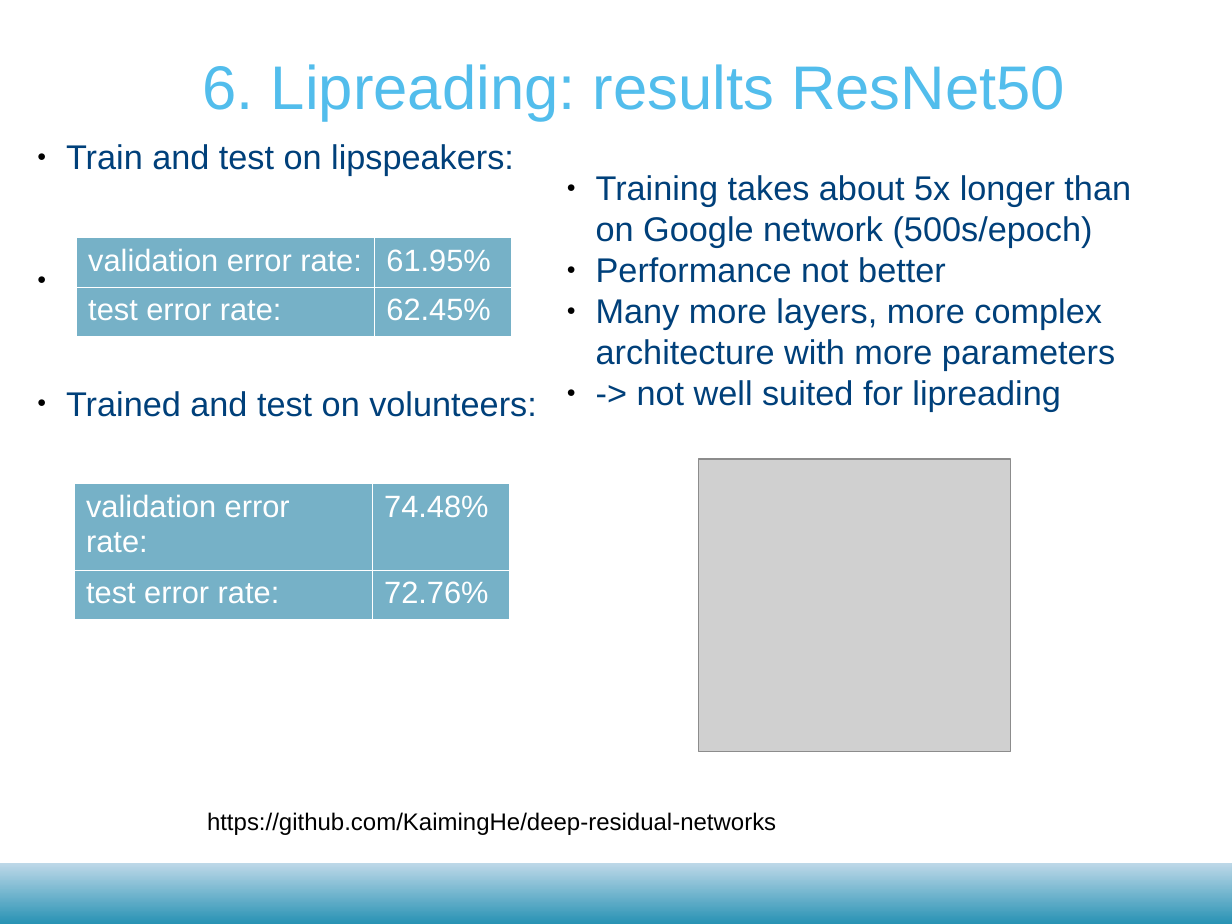
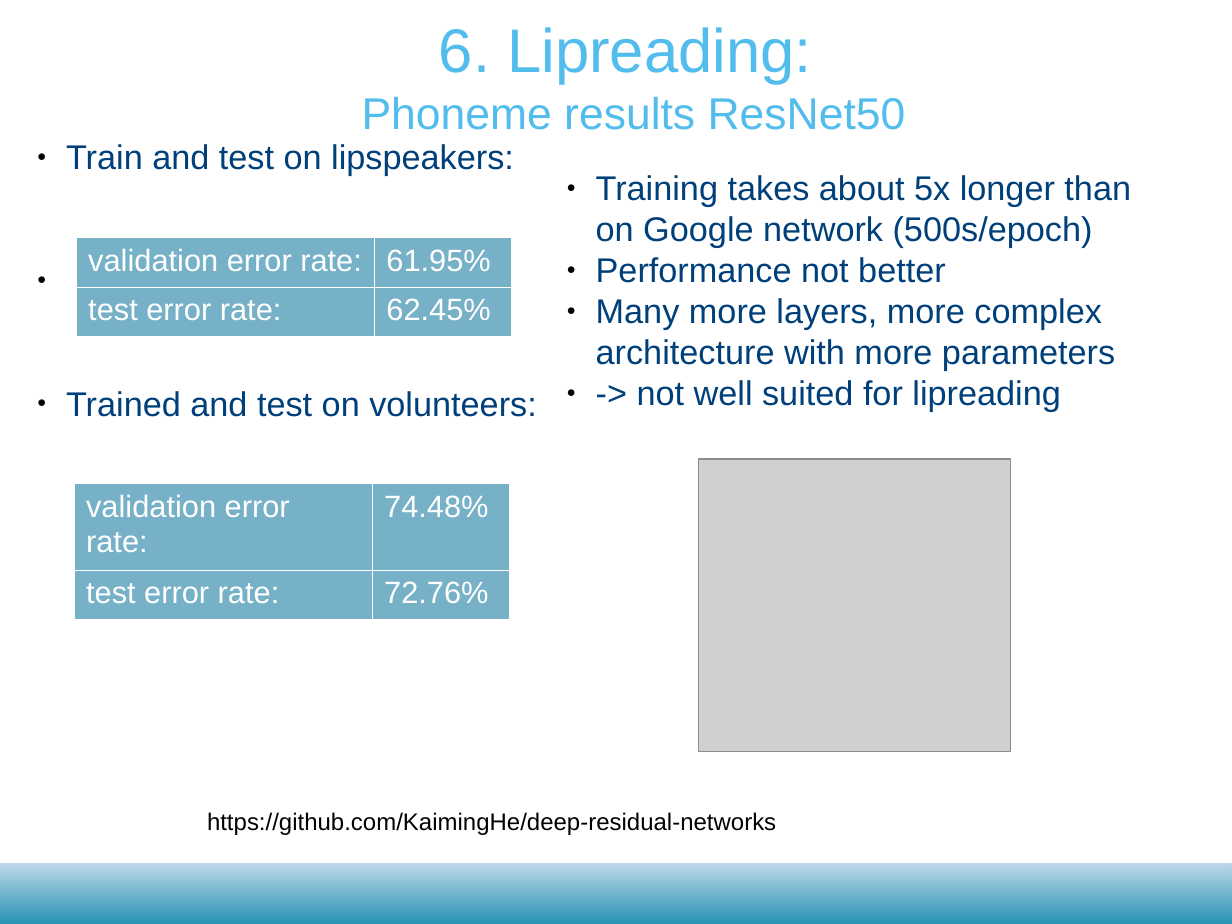
Before and after one commit to matthijsvk/convNets, a slide deck: slide 20 of report/tussentijdse/convNetsSR21dec2017.odp. Drawn at 1232x924 pixels with LibreOffice and Linux fonts; fonts in the diff are those of the drawing; grey boxes stand for pictures; background and template pictures are left out. Boxes give left, top, right and bottom in pixels: in the first picture for what was removed or moved away, otherwise in the second. Text is boxed around its words. In the diff, an @@ line names an element or a change of style, - is before the commit and + after.

```diff
--- a/report/tussentijdse/convNetsSR21dec2017.odp
+++ b/report/tussentijdse/convNetsSR21dec2017.odp
@@ text at [362, 27, 906, 130]: text changed; size 36 to 26 pt @@
-6. Lipreading: results ResNet50
+6. Lipreading:
+Phoneme results ResNet50
```
Also in this commit, not shown: 4 other slides changed, 1 slide added, 1 other file.
